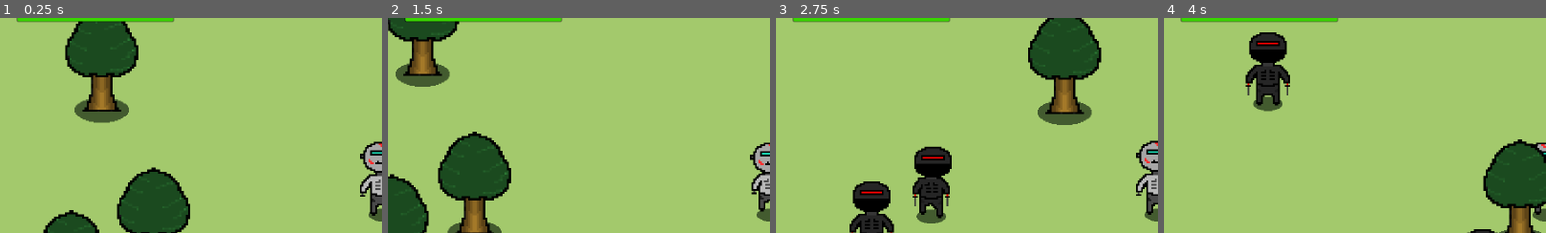
Above: before the commit, frames 1-4 (left to right).
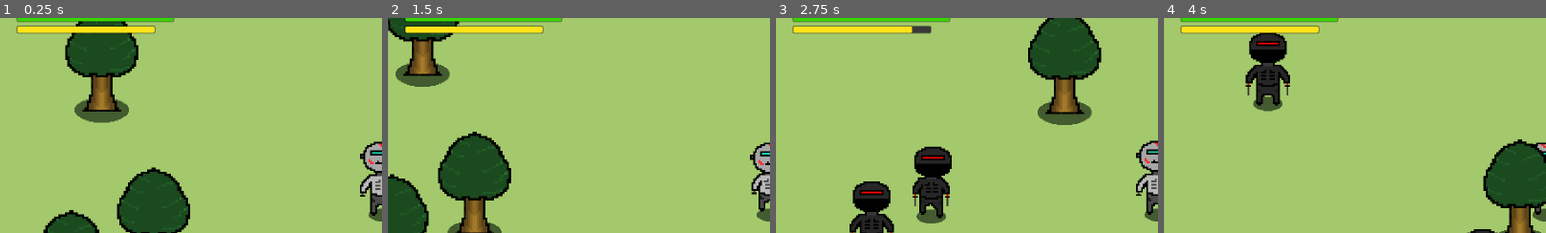
Above: after the commit, the same moments.

Repository: Piggun/top-down-shooter
Game: Godot game, scene res://game.tscn
The game is run twice, just before and just after one commit, with the same random seed, the same clock (stepped at 60 frames per second) and the same inputs.
Inputs (mouse positions are % of the whole screen's width and height, from its top left):
- Up to frame 1 (0.25 s): no input
- Up to frame 2 (1.5 s): move the mouse to (72, 45) at 0.52 s; hold D (move_right) 0.53-1.28 s; hold Right mouse button (aim) 0.53-1.28 s; click (72, 45) at 0.8 s; move the mouse to (30, 55) at 1.27 s; hold S (move_down) from 1.28 s (still down); click (30, 55) at 1.35 s
- Up to frame 3 (2.75 s): tap Shift (sprint) at 1.55 s; move the mouse to (60, 28) at 2.02 s; release S (move_down) at 2.03 s; hold D (move_right) from 2.03 s (still down); hold Shift (sprint) from 2.03 s (still down); right-click (60, 28) at 2.3 s
- Up to frame 4 (4 s): move the mouse to (45, 70) at 2.77 s; release D (move_right) at 2.78 s; release Shift (sprint) at 2.78 s; hold W (move_up) 2.78-3.53 s; right-click (45, 70) at 2.85 s; click (45, 70) at 3.05 s; move the mouse to (80, 65) at 3.52 s; press the mouse at (80, 65) at 3.53 s; hold A (move_left) from 3.53 s (still down); tap Shift (sprint) at 3.8 s
The pictures show only the part of the screen within x 0-50%, y 4-54%; the shares and areas given below are measured in that part.

The runs differ from the first frame. In frame 1, 1.4% of the frame differs, in the area x 4-41%, y 3-8%; in frame 2, 1.4%; in frame 3, 1.5%; in frame 4, 1.4%.

Commit message:
add stamina bar

Diff:
--- a/animated_sprite_2d.tscn
+++ b/animated_sprite_2d.tscn
@@ -91,6 +91,4 @@
 
 [node name="AnimatedSprite2D" type="AnimatedSprite2D"]
 sprite_frames = SubResource("SpriteFrames_jjvcs")
-animation = &"walk"
-frame = 3
-frame_progress = 0.200457
+animation = &"sprint"
--- a/gun.gd
+++ b/gun.gd
@@ -36,7 +36,7 @@
 		await get_tree().create_timer(fire_rate).timeout
 		can_fire = true
 
-	# Controller aim
+	 ##Controller aim
 	#var look_vector = Vector2(0, 0)
 	#look_vector.x = Input.get_action_strength("aim_right") - Input.get_action_strength("aim_left")
 	#look_vector.y = Input.get_action_strength("aim_down") - Input.get_action_strength("aim_up")
--- a/player.gd
+++ b/player.gd
@@ -4,6 +4,8 @@
 
 signal health_depleted
 var health = 100.0
+var stamina = 100.0
+var can_run = true
 const GUN = preload("res://gun.tscn")
 var weapon_spawned = false
 var new_gun = GUN.instantiate()
@@ -11,6 +13,7 @@
 func _physics_process(delta):
 	var direction = Input.get_vector("move_left","move_right","move_up","move_down")
 	velocity = direction * 600
+	%StaminaBar.value = stamina
 	if Input.is_action_pressed("aim"):
 		velocity *= 0.5
 		if not weapon_spawned:
@@ -21,8 +24,16 @@
 		%WeaponPosition.remove_child(new_gun)
 		#new_gun.queue_free()
 		weapon_spawned = false
-	if Input.is_action_pressed("sprint"):
+	if Input.is_action_pressed("sprint") and can_run and velocity.length() > 0.0:
+		stamina -= 20 * delta
 		velocity *= 2
+		if stamina <= 0:
+			can_run = false
+	else:
+		if stamina < 100.0:
+			stamina += 30 * delta
+			if stamina >= 20:
+				can_run = true
 	if velocity.length() > 0.0 and velocity.length() <= 600:
 		anim.play("walk")
 	elif velocity.length() > 600:
@@ -33,8 +44,8 @@
 
 	var overlapping_mobs = %HurtBox.get_overlapping_bodies()
 	if overlapping_mobs.size() > 0:
-		%ProgressBar.value = health
-		health -= 5.0 * overlapping_mobs.size() * delta
+		%HealthBar.value = health
+		health -= 10.0 * overlapping_mobs.size() * delta
 		if health <= 0:
 			health_depleted.emit()
 
--- a/player.tscn
+++ b/player.tscn
@@ -25,6 +25,13 @@
 corner_radius_bottom_right = 8
 corner_radius_bottom_left = 8
 
+[sub_resource type="StyleBoxFlat" id="StyleBoxFlat_oot1q"]
+bg_color = Color(1, 0.890196, 0.0941176, 1)
+corner_radius_top_left = 8
+corner_radius_top_right = 8
+corner_radius_bottom_right = 8
+corner_radius_bottom_left = 8
+
 [node name="player" type="CharacterBody2D"]
 position = Vector2(576, 298)
 platform_floor_layers = 4294901760
@@ -39,7 +46,6 @@
 [node name="AnimatedSprite2D" parent="." instance=ExtResource("2_84vew")]
 unique_name_in_owner = true
 position = Vector2(2, -258)
-frame_progress = 0.400515
 
 [node name="CollisionShape2D" type="CollisionShape2D" parent="."]
 position = Vector2(2, -142.875)
@@ -59,7 +65,7 @@
 shape = SubResource("CircleShape2D_tcvtw")
 debug_color = Color(0.807843, 0.372549, 0.470588, 0.419608)
 
-[node name="ProgressBar" type="ProgressBar" parent="."]
+[node name="HealthBar" type="ProgressBar" parent="."]
 unique_name_in_owner = true
 z_index = 1
 offset_left = -2545.0
@@ -70,3 +76,14 @@
 theme_override_styles/fill = SubResource("StyleBoxFlat_24nh7")
 value = 100.0
 show_percentage = false
+
+[node name="StaminaBar" type="ProgressBar" parent="."]
+unique_name_in_owner = true
+offset_left = -2545.0
+offset_top = -1313.0
+offset_right = -1588.0
+offset_bottom = -1271.0
+theme_override_styles/background = SubResource("StyleBoxFlat_6x1q3")
+theme_override_styles/fill = SubResource("StyleBoxFlat_oot1q")
+value = 100.0
+show_percentage = false
Not shown: 1 places in player.tscn that only renumber resources
